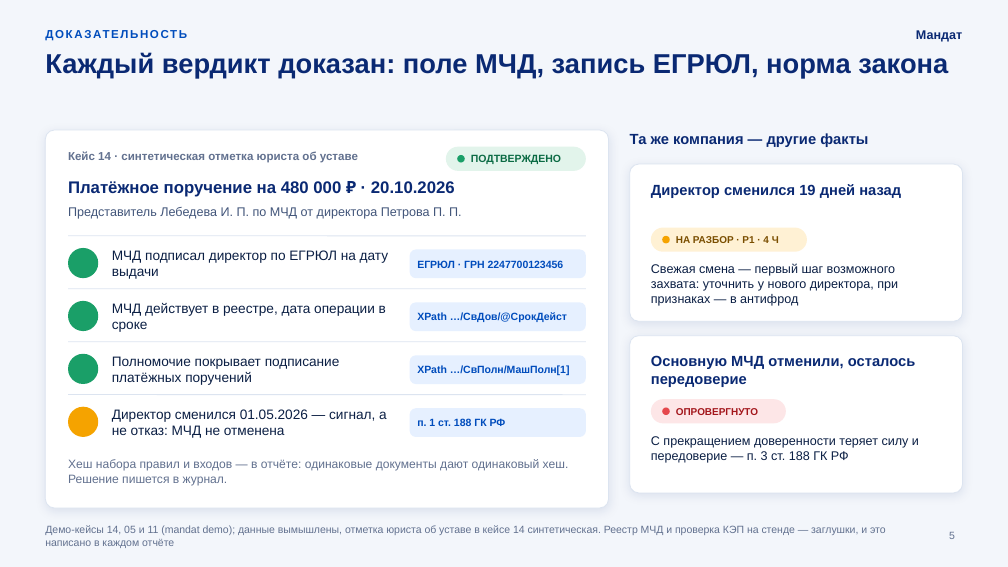
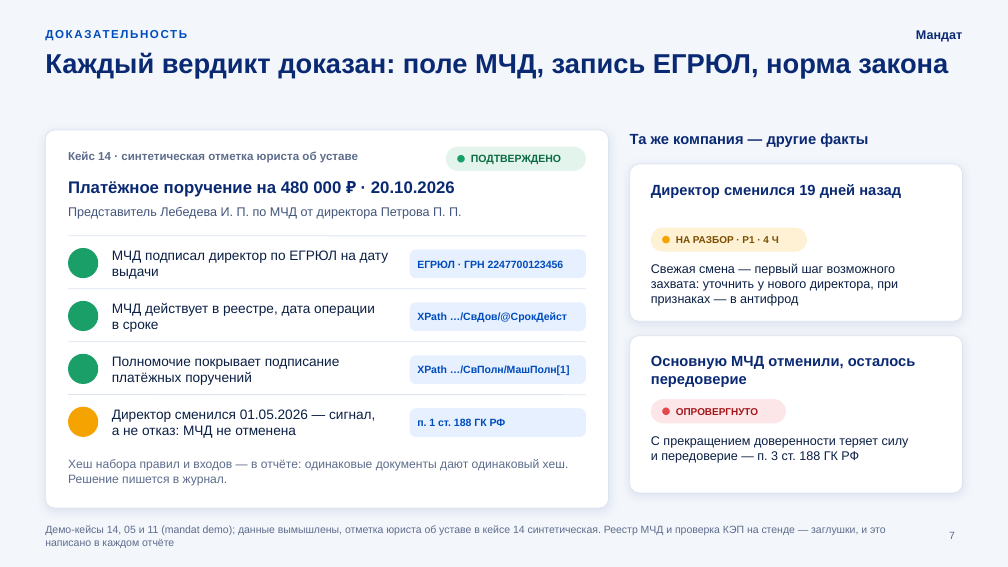
Before and after one commit to KonkovDV/Mandat, a slide deck: slide 7 of submission/slides/Mandat_VTB.pptx (slide 5 before the commit). Drawn at 1008x567 pixels with LibreOffice and Linux fonts; fonts in the diff are those of the drawing; background and template pictures are left out. Boxes give left, top, right and bottom in pixels: in the first picture for what was removed or moved away, otherwise in the second. Text is boxed around its words. In the diff, an @@ line names an element or a change of style, - is before the commit and + after.

```diff
--- a/submission/slides/Mandat_VTB.pptx
+++ b/submission/slides/Mandat_VTB.pptx
@@ 3 texts: place and size @@
-3 texts at bbox=[112, 303, 919, 463]
+3 texts at bbox=[112, 303, 909, 463]
@@ page number at bbox=[949, 532, 955, 539]: text changed; text colour #62718F to #5E6D8C @@
-5
+7
```
Also in this commit, not shown: 28 other slides changed, 6 slides added, 1 slide removed, 13 other files.
